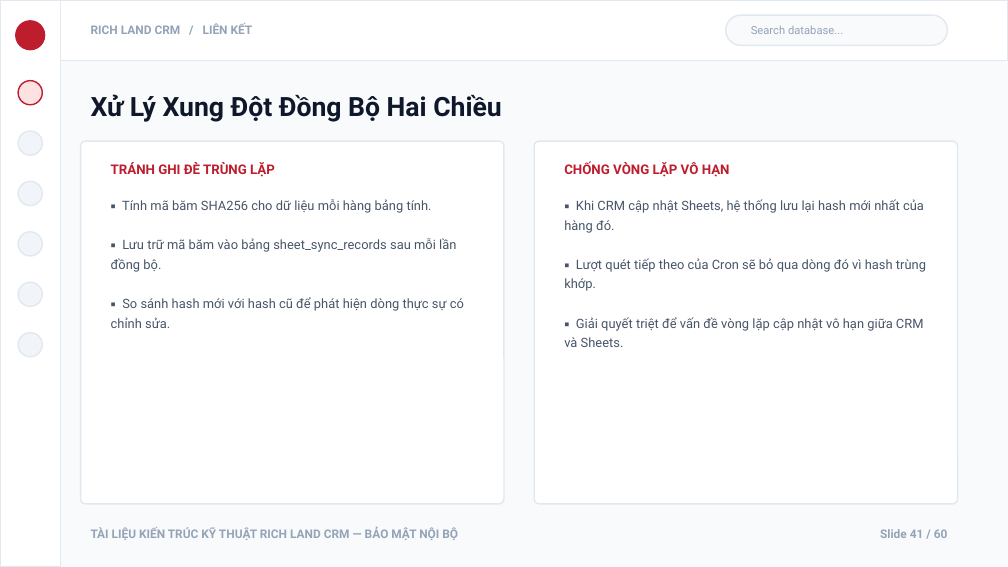
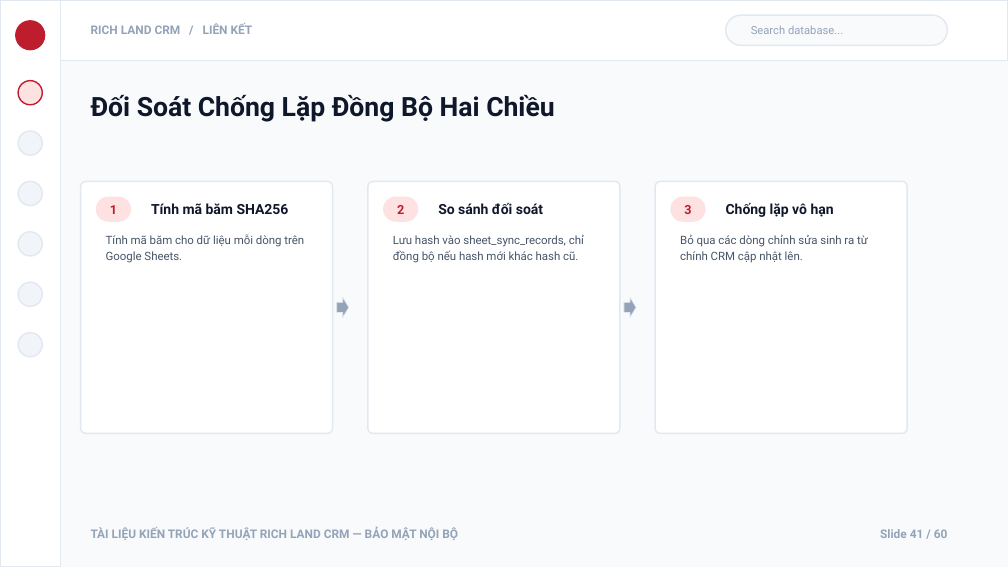
Before and after one commit to DEV-trongphuc/RICH-LAND, a slide deck: slide 41 of RichLand_System_Architecture_Presentation.pptx. Drawn at 1008x567 pixels with LibreOffice and Linux fonts; fonts in the diff are those of the drawing. Boxes give left, top, right and bottom in pixels: in the first picture for what was removed or moved away, otherwise in the second. Text is boxed around its words. In the diff, an @@ line names an element or a change of style, - is before the commit and + after.

```diff
--- a/RichLand_System_Architecture_Presentation.pptx
+++ b/RichLand_System_Architecture_Presentation.pptx
@@ text at (91, 94, 554, 122): text changed @@
-Xử Lý Xung Đột Đồng Bộ Hai Chiều
+Đối Soát Chống Lặp Đồng Bộ Hai Chiều
@@ text removed at (111, 162, 275, 177) @@
-TRÁNH GHI ĐÈ TRÙNG LẶP
@@ rounded rectangle: place and size @@
-rounded rectangle at (81, 141, 504, 504)
+rounded rectangle at (81, 181, 333, 433)
@@ rounded rectangle at (81, 181, 333, 433): proportions changed @@
@@ rounded rectangle added at (96, 197, 131, 222), fill #FEE2E2 @@
@@ text added at (110, 205, 117, 214), 9 pt, text #BD1D2D, bold @@
+1
@@ text removed at (111, 199, 464, 328) @@
-▪ Tính mã băm SHA256 cho dữ liệu mỗi hàng bảng tính.
-▪ Lưu trữ mã băm vào bảng sheet_sync_records sau mỗi lần đồng bộ.
-▪ So sánh hash mới với hash cũ để phát hiện dòng thực sự có chỉnh sửa.
@@ text added at (151, 203, 289, 214), 10 pt, text #0F172A, bold @@
+Tính mã băm SHA256
@@ rounded rectangle added at (368, 181, 620, 433), fill #FFFFFF, outline #E2E8F0 1 pt @@
@@ rounded rectangle added at (383, 197, 418, 222), fill #FEE2E2 @@
@@ text added at (397, 205, 404, 214), 9 pt, text #BD1D2D, bold @@
+2
@@ text added at (438, 203, 543, 214), 10 pt, text #0F172A, bold @@
+So sánh đối soát
@@ text removed at (564, 199, 926, 347) @@
-▪ Khi CRM cập nhật Sheets, hệ thống lưu lại hash mới nhất của hàng đó.
-▪ Lượt quét tiếp theo của Cron sẽ bỏ qua dòng đó vì hash trùng khớp.
-▪ Giải quyết triệt để vấn đề vòng lặp cập nhật vô hạn giữa CRM và Sheets.
@@ rounded rectangle at (655, 181, 907, 433): proportions changed @@
@@ rounded rectangle: place and size @@
-rounded rectangle at (534, 141, 958, 504)
+rounded rectangle at (655, 181, 907, 433)
@@ rounded rectangle added at (670, 197, 706, 222), fill #FEE2E2 @@
@@ text added at (684, 205, 691, 214), 9 pt, text #BD1D2D, bold @@
+3
@@ text "Chống lặp vô hạn" at (726, 203, 834, 217): vertical alignment top to middle @@
@@ text at (726, 203, 834, 217): text changed; size 9.5 to 10 pt; text colour #BD1D2D to #0F172A @@
-CHỐNG VÒNG LẶP VÔ HẠN
+Chống lặp vô hạn
@@ text added at (106, 234, 304, 263), 8.2 pt, text #475569 @@
+Tính mã băm cho dữ liệu mỗi dòng trên Google Sheets.
@@ text added at (393, 234, 584, 263), 8.2 pt, text #475569 @@
+Lưu hash vào sheet_sync_records, chỉ đồng bộ nếu hash mới khác hash cũ.
@@ text added at (680, 234, 868, 263), 8.2 pt, text #475569 @@
+Bỏ qua các dòng chỉnh sửa sinh ra từ chính CRM cập nhật lên.
@@ right arrow added at (337, 297, 349, 318), fill #94A3B8, outline #E2E8F0 0.5 pt @@
@@ right arrow added at (624, 297, 636, 318), fill #94A3B8, outline #E2E8F0 0.5 pt @@
```
Also in this commit, not shown: 33 other slides changed, 7 slides added, 7 slides removed, 3 other files.
